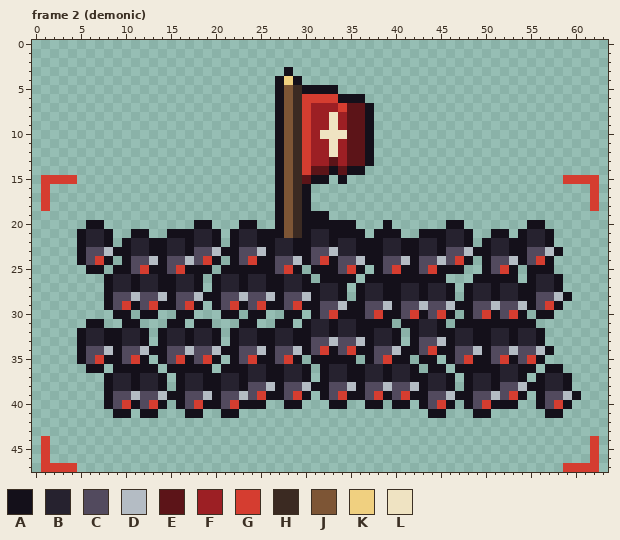
Two states of a pixel-art file, art/markers/army_marker.aseprite. Above, as it was before the edit.
64x48 pixels, 3 frames. Colours within 5 levels of each other are drawn and written as one. Shown: frame 2 (demonic). The commit also changed other frames, which this record leaves out.
Palette (. is transparent): A #14101a  B #26222f  C #524a5e  D #b4bcc4  E #5c1418  F #9c1f24  G #d53d30  H #3b2a22  J #7d5535  K #f0d080  L #efe3c2
After:
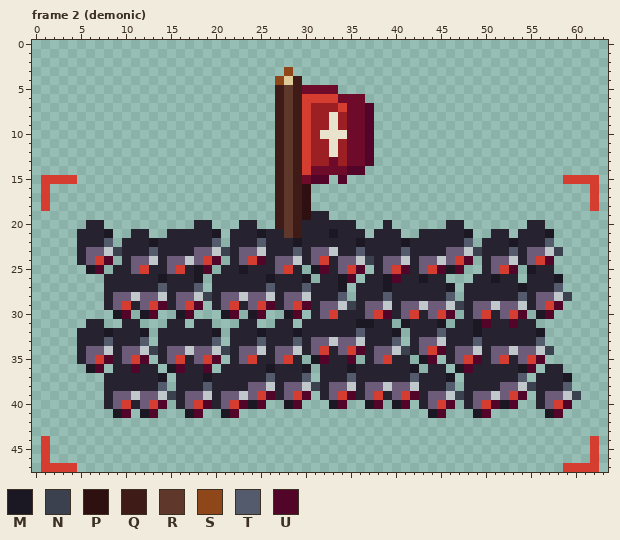
Colours new in this view: M #1b1823  N #3c414f  P #2f1011  Q #3f1b17  R #5f382b  S #8f4619  T #545b6d  U #520529
Change:
colour C: #524a5e -> #6c5c79
colour D: #b4bcc4 -> #c0c8cb
colour E: #5c1418 -> #6e0b2b
colour K: #f0d080 -> #decb98
colour L: #efe3c2 -> #e9e3ce
Changed rows in their new state; - is a pixel that keeps its letter.
Frame 2 (demonic):
first column x 5:
 3 -----------------------S--------------------------------
 4 ----------------------S-Q-------------------------------
 5 ----------------------QRQEEEE---------------------------
 6 ----------------------QRQ----EEE------------------------
 7 ----------------------QRQ-------U-----------------------
 8 ----------------------QRQ-------U-----------------------
 9 ----------------------QRQ-------U-----------------------
10 ----------------------QRQ-------U-----------------------
11 ----------------------QRQ-------U-----------------------
12 ----------------------QRQ-------U-----------------------
13 ----------------------QRQ-------U-----------------------
14 ----------------------QRQ---E-UU------------------------
15 ----------------------QRQ-UU-U--------------------------
16 ----------------------QRQP------------------------------
17 ----------------------QRQP------------------------------
18 ----------------------QRQP------------------------------
19 ----------------------QRQPBB----------------------------
20 -BB----------BB---BB--QRQBBBBBB---B------BB-------BB----
21 B--M--BB--BBB--M-B--MBBRQB--MBBB-BBB--BBB--M--BB-B--M---
22 B--T-B--MB--B--T-B--TB--MB--B--MBB--MB--B--T-B--MB--T---
23 B---NB--TB--B---NB---B--TB-----TBB--TB--B---NB--TB---N--
24 B--U-B---B-----U-B--UB---B--B---NB---B-----U-B---B--U---
25 -MU-BB--BB--BMU-BBMBBB--B-MUB--U-B--UB--UMU--B--U-MBB---
26 ---B--B--MB--M-B--B--MB--M-BBMU-BBMUBBMBB---BBMBB-B--M--
27 ---B--B--TB--T-B--B--TB--TB--M-B--MB--B--M-B--B--MB--T--
28 ---B------B---NB------B---B--T-B--TB--B--T-B--B--TB---N-
29 ---B--B--UB--U-B--B--UB--UB---NB---B------NB------B--U--
30 ----MU-MU--MU---MU-MU--MU-B--BBB--UB--B--U-B--B--U-MU---
31 -BB--BB---BB-BB---BB--BB-B--B--MMBB-MB--M-BBMUBBUBB-----
32 B--MB--M-B--B--M-B--MB--MB--B--TB--M-B--TB--MB--B--M----
33 B--TB--T-B--B--T-B--TB--TB------B--T-B---B--TB--B--T----
34 B---B---NB------NB---B---B--B--UB---NB--UB---B------N---
35 B--UB--U-B--B--U-B--BB--B-MUBBU-B--BB-MU-B--UB--B--U----
36 -MU-BBUBB-MUBBU-BBB--MB--M-B--MB--B--M-BB-MUBBB--MU-BB--
37 ---B--B--M-B--MB--B--TB--T-B--TB--B--TB--M-B--B--T-B--M-
38 ---B--B--T-B--TB--B---B---NB---B------B--T-B--B---NB--T-
39 ---B------NB---B-----UB--U-B--UB--B--UB---NB-----U-B---N
40 ---B--B--U-B--UB--UMU--MU---MU--MU-MU-B--U-B--UMU--B--U-
41 ----MU-MU---MU--MU---------------------MU---MU------MU--
Pixel boxes of the changes (left, top, right, bottom) in both pictures:
changed: (77, 67, 581, 418)
